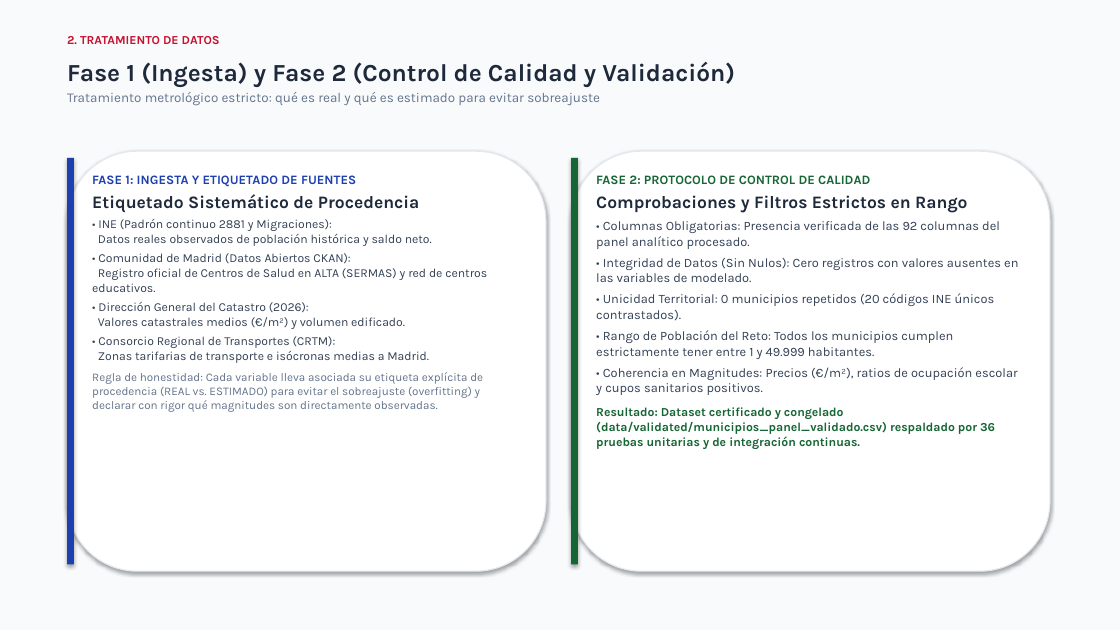
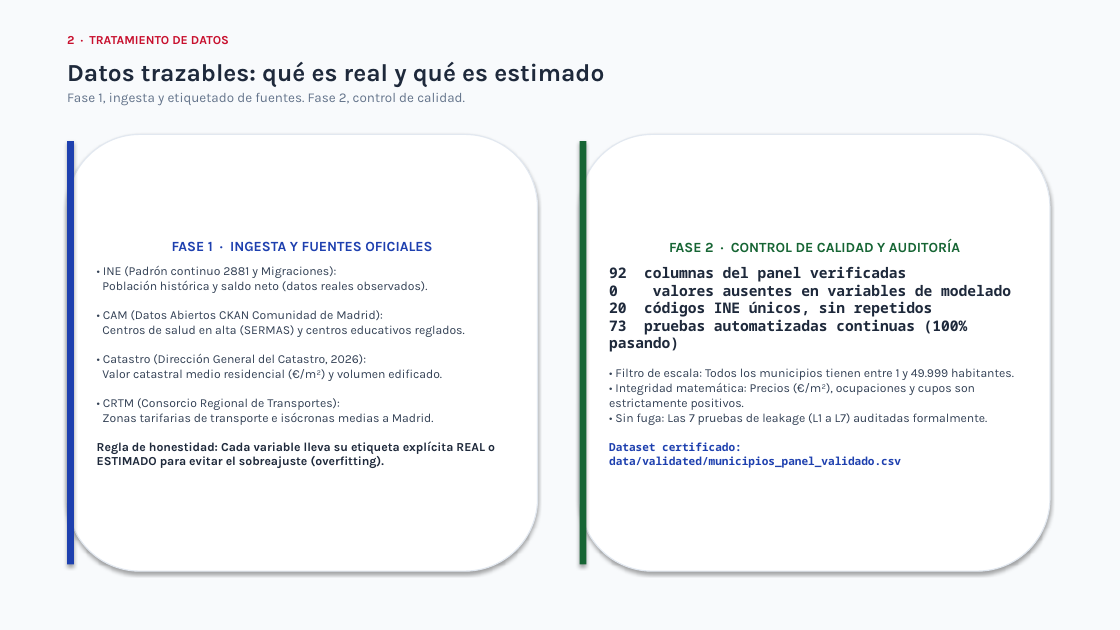
Before and after one commit to AlejandroCuntin/DatathonLodCoreMadrid, a slide deck: slide 3 of presentacion_datathon_10min.pptx. Drawn at 1120x630 pixels with LibreOffice and Linux fonts; fonts in the diff are those of the drawing. Boxes give left, top, right and bottom in pixels: in the first picture for what was removed or moved away, otherwise in the second. Text is boxed around its words. In the diff, an @@ line names an element or a change of style, - is before the commit and + after.

```diff
--- a/presentacion_datathon_10min.pptx
+++ b/presentacion_datathon_10min.pptx
@@ text at [67, 36, 229, 44]: text changed @@
-2. TRATAMIENTO DE DATOS
+2 · TRATAMIENTO DE DATOS
@@ text at [67, 62, 604, 105]: text changed @@
-Fase 1 (Ingesta) y Fase 2 (Control de Calidad y Validación)
-Tratamiento metrológico estricto: qué es real y qué es estimado para evitar sobreajuste
+Datos trazables: qué es real y qué es estimado
+Fase 1, ingesta y etiquetado de fuentes. Fase 2, control de calidad.
@@ rectangle: place and size @@
-rectangle at [67, 158, 74, 565]
+rectangle at [67, 141, 74, 565]
@@ rounded rectangle "FASE 1 · INGESTA Y ...": place and size @@
-rounded rectangle "FASE 1 · INGESTA Y ..." at [67, 151, 546, 571]
+rounded rectangle "FASE 1 · INGESTA Y ..." at [67, 134, 538, 571]
@@ rectangle: place and size @@
-rectangle at [571, 158, 578, 565]
+rectangle at [580, 141, 586, 565]
@@ rounded rectangle "FASE 2 · CONTROL DE ...": place and size @@
-rounded rectangle "FASE 2 · CONTROL DE ..." at [571, 151, 1050, 571]
+rounded rectangle "FASE 2 · CONTROL DE ..." at [580, 134, 1050, 571]
@@ text removed at [92, 175, 487, 412] @@
-FASE 1: INGESTA Y ETIQUETADO DE FUENTES
-Etiquetado Sistemático de Procedencia
-• INE (Padrón continuo 2881 y Migraciones):
-Datos reales observados de población histórica y saldo neto.
-• Comunidad de Madrid (Datos Abiertos CKAN):
-Registro oficial de Centros de Salud en ALTA (SERMAS) y red de centros educativos.
-• Dirección General del Catastro (2026):
-Valores catastrales medios (€/m²) y volumen edificado.
-• Consorcio Regional de Transportes (CRTM):
-Zonas tarifarias de transporte e isócronas medias a Madrid.
-Regla de honestidad: Cada variable lleva asociada su etiqueta explícita de procedencia (REAL vs. ESTIMADO) para evitar el sobreajuste (overfitting) y declarar con rigor qué magnitudes son directamente observadas.
@@ text removed at [596, 175, 1018, 449] @@
-FASE 2: PROTOCOLO DE CONTROL DE CALIDAD
-Comprobaciones y Filtros Estrictos en Rango
-• Columnas Obligatorias: Presencia verificada de las 92 columnas del panel analítico procesado.
-• Integridad de Datos (Sin Nulos): Cero registros con valores ausentes en las variables de modelado.
-• Unicidad Territorial: 0 municipios repetidos (20 códigos INE únicos contrastados).
-• Rango de Población del Reto: Todos los municipios cumplen estrictamente tener entre 1 y 49.999 habitantes.
-• Coherencia en Magnitudes: Precios (€/m²), ratios de ocupación escolar y cupos sanitarios positivos.
-Resultado: Dataset certificado y congelado (data/validated/municipios_panel_validado.csv) respaldado por 36 pruebas unitarias y de integración continuas.
@@ text in rounded rectangle at [609, 239, 1014, 468]: text added @@
+FASE 2 · CONTROL DE CALIDAD Y AUDITORÍA
+92 columnas del panel verificadas
+0 valores ausentes en variables de modelado
+20 códigos INE únicos, sin repetidos
+73 pruebas automatizadas continuas (100% pasando)
+• Filtro de escala: Todos los municipios tienen entre 1 y 49.999 habitantes.
+• Integridad matemática: Precios (€/m²), ocupaciones y cupos son estrictamente positivos.
+• Sin fuga: Las 7 pruebas de leakage (L1 a L7) auditadas formalmente.
+Dataset certificado: data/validated/municipios_panel_validado.csv
@@ text in rounded rectangle at [97, 241, 495, 468]: text added @@
+FASE 1 · INGESTA Y FUENTES OFICIALES
+• INE (Padrón continuo 2881 y Migraciones):
+Población histórica y saldo neto (datos reales observados).
+• CAM (Datos Abiertos CKAN Comunidad de Madrid):
+Centros de salud en alta (SERMAS) y centros educativos reglados.
+• Catastro (Dirección General del Catastro, 2026):
+Valor catastral medio residencial (€/m²) y volumen edificado.
+• CRTM (Consorcio Regional de Transportes):
+Zonas tarifarias de transporte e isócronas medias a Madrid.
+Regla de honestidad: Cada variable lleva su etiqueta explícita REAL o ESTIMADO para evitar el sobreajuste (overfitting).
```
Also in this commit, not shown: 13 other slides changed, 4 other files.
